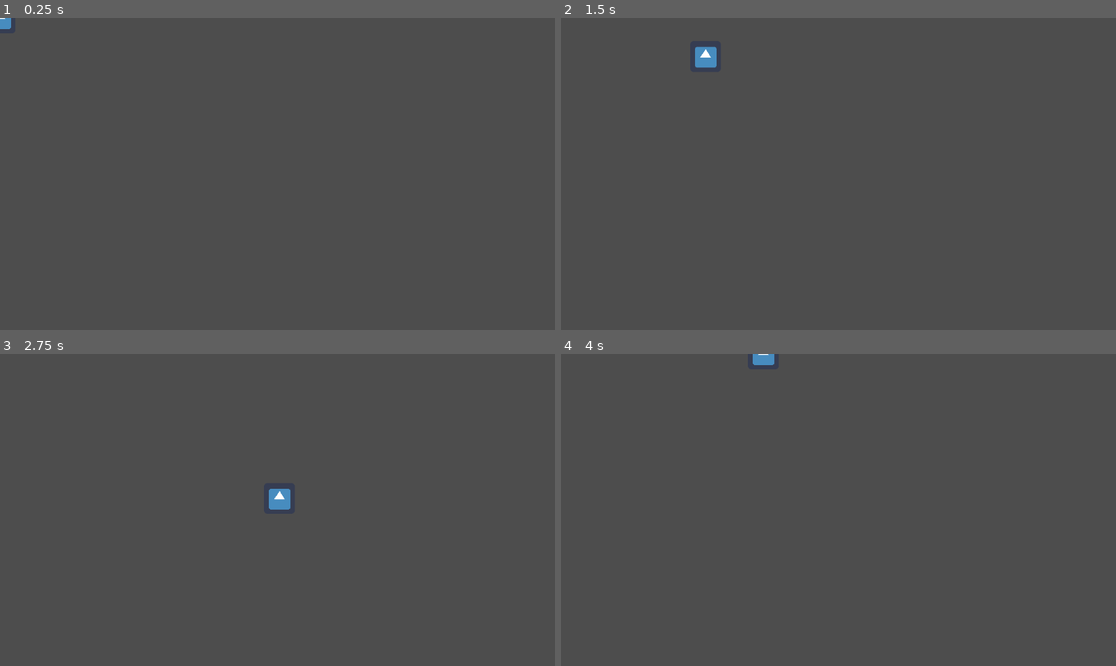
Above: before the commit, frames 1-4 (two rows, left to right).
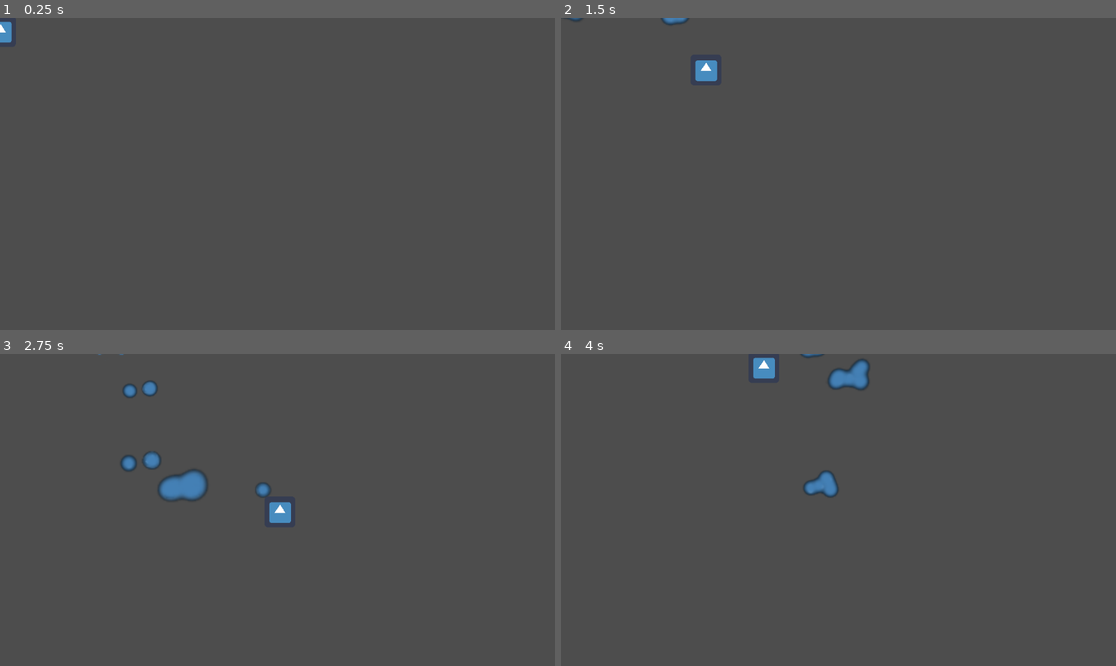
Above: after the commit, the same moments.

Repository: Kukalooka/HydrosparkRehydrated
Game: Godot game, scene res://funnygame.tscn
Two runs of this game, one before a commit and one after it. Both use one fixed random seed, a clock stepped at 60 frames per second and the inputs below. The engine's default icon, where the game draws it, is replaced by a stand-in: a white triangle on a blue panel in a dark square.
Inputs:
- Up to frame 1 (0.25 s): no input
- Up to frame 2 (1.5 s): tap Enter at 0.5 s; hold D (right) 0.53-1.28 s; hold S (down) from 1.28 s (still down)
- Up to frame 3 (2.75 s): release S (down) at 2.03 s; hold D (right) from 2.03 s (still down)
- Up to frame 4 (4 s): release D (right) at 2.78 s; hold W (up) 2.78-3.53 s; hold A (left) from 3.53 s (still down)

The runs differ from the first frame. In frame 1, 0.1% of the frame differs, in the area x 0-3%, y 0-9%; in frame 2, 0.5%; in frame 3, 1.6%, in the area x 17-53%, y 0-55%; in frame 4, 1.2%.

Commit message:
add particles behind hydrospark

Diff:
--- a/funnygame.tscn
+++ b/funnygame.tscn
@@ -1,9 +1,29 @@
-[gd_scene load_steps=4 format=3 uid="uid://b5jgq4m871gwj"]
+[gd_scene load_steps=7 format=3 uid="uid://b5jgq4m871gwj"]
 
 [ext_resource type="Script" path="res://player.gd" id="1_1pipr"]
+[ext_resource type="Texture2D" uid="uid://dxlkswyeyeq06" path="res://resources/floaty_64.png" id="2_dywrf"]
 [ext_resource type="Texture2D" uid="uid://cav841by72n8d" path="res://icon.png" id="2_v1xb0"]
 
 [sub_resource type="RectangleShape2D" id="RectangleShape2D_uyhc5"]
+
+[sub_resource type="CanvasItemMaterial" id="CanvasItemMaterial_ch6od"]
+particles_animation = true
+particles_anim_h_frames = 7
+particles_anim_v_frames = 7
+particles_anim_loop = false
+
+[sub_resource type="ParticleProcessMaterial" id="ParticleProcessMaterial_s6k4p"]
+lifetime_randomness = 1.0
+emission_shape = 1
+emission_sphere_radius = 20.0
+spread = 75.0
+gravity = Vector3(0, 0, 0)
+angle_min = 360.0
+angle_max = 360.0
+scale_min = 2.0
+scale_max = 3.0
+anim_speed_min = 0.5
+anim_speed_max = 1.0
 
 [node name="Node2D" type="Node2D"]
 
@@ -13,5 +33,13 @@
 [node name="CollisionShape2D" type="CollisionShape2D" parent="CharacterBody2D"]
 shape = SubResource("RectangleShape2D_uyhc5")
 
+[node name="GPUParticles2D" type="GPUParticles2D" parent="CharacterBody2D"]
+material = SubResource("CanvasItemMaterial_ch6od")
+position = Vector2(4, -5)
+process_material = SubResource("ParticleProcessMaterial_s6k4p")
+texture = ExtResource("2_dywrf")
+lifetime = 3.0
+
 [node name="Sprite2D" type="Sprite2D" parent="CharacterBody2D"]
+position = Vector2(1, 28)
 texture = ExtResource("2_v1xb0")
Binary file added: resources/effect_4.png
Not shown, added: resources/effect_4.png.import
Binary file added: resources/floaty_64.png
Not shown, added: resources/floaty_64.png.import
Binary file added: resources/offset_glow.png
Not shown, added: resources/offset_glow.png.import
Binary file added: resources/particles.png
Not shown, added: resources/particles.png.import
Binary file added: resources/random_selection.png
Not shown, added: resources/random_selection.png.import
Binary file added: resources/spotlight_1.png
Not shown, added: resources/spotlight_1.png.import
(and 6 more such lines)
